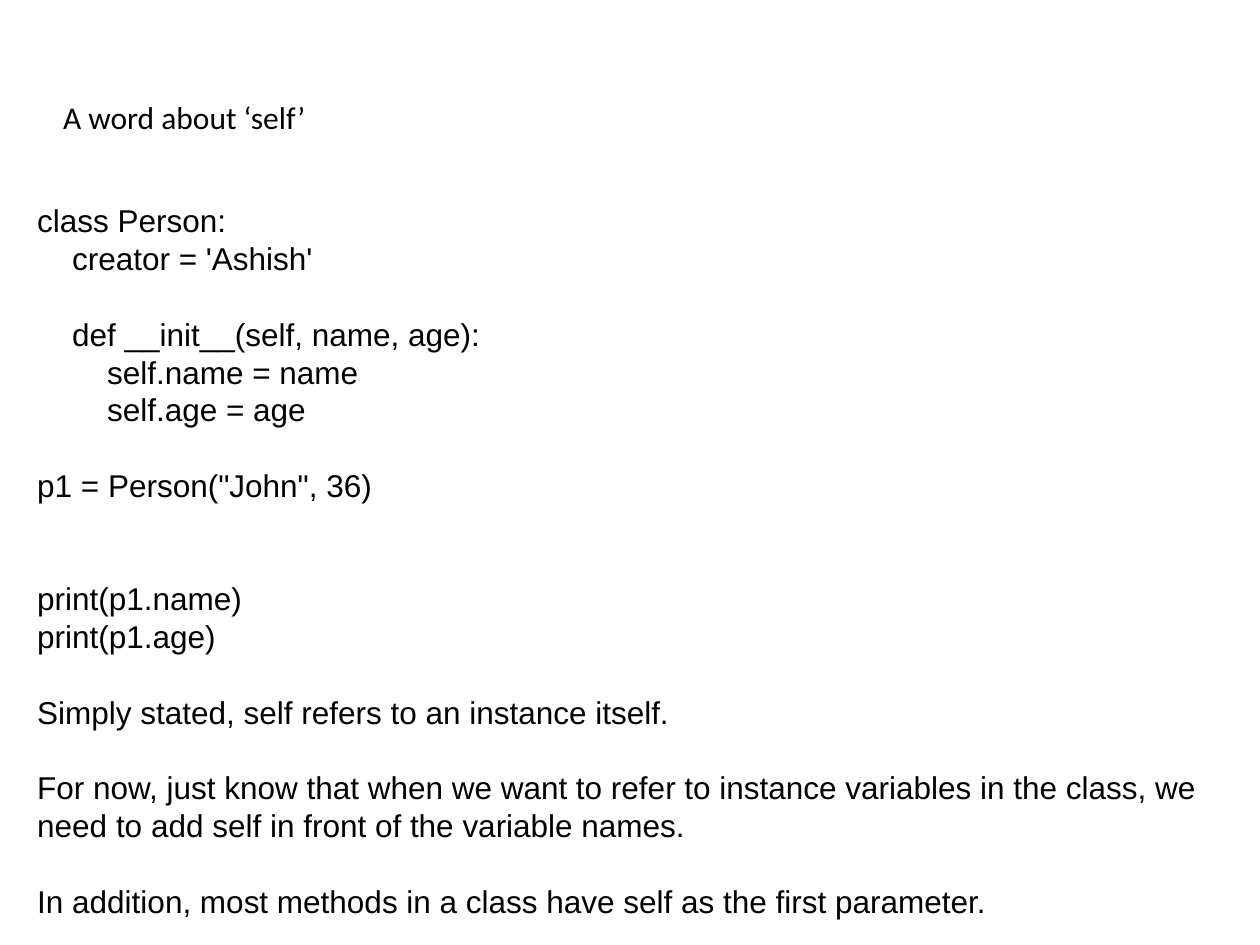
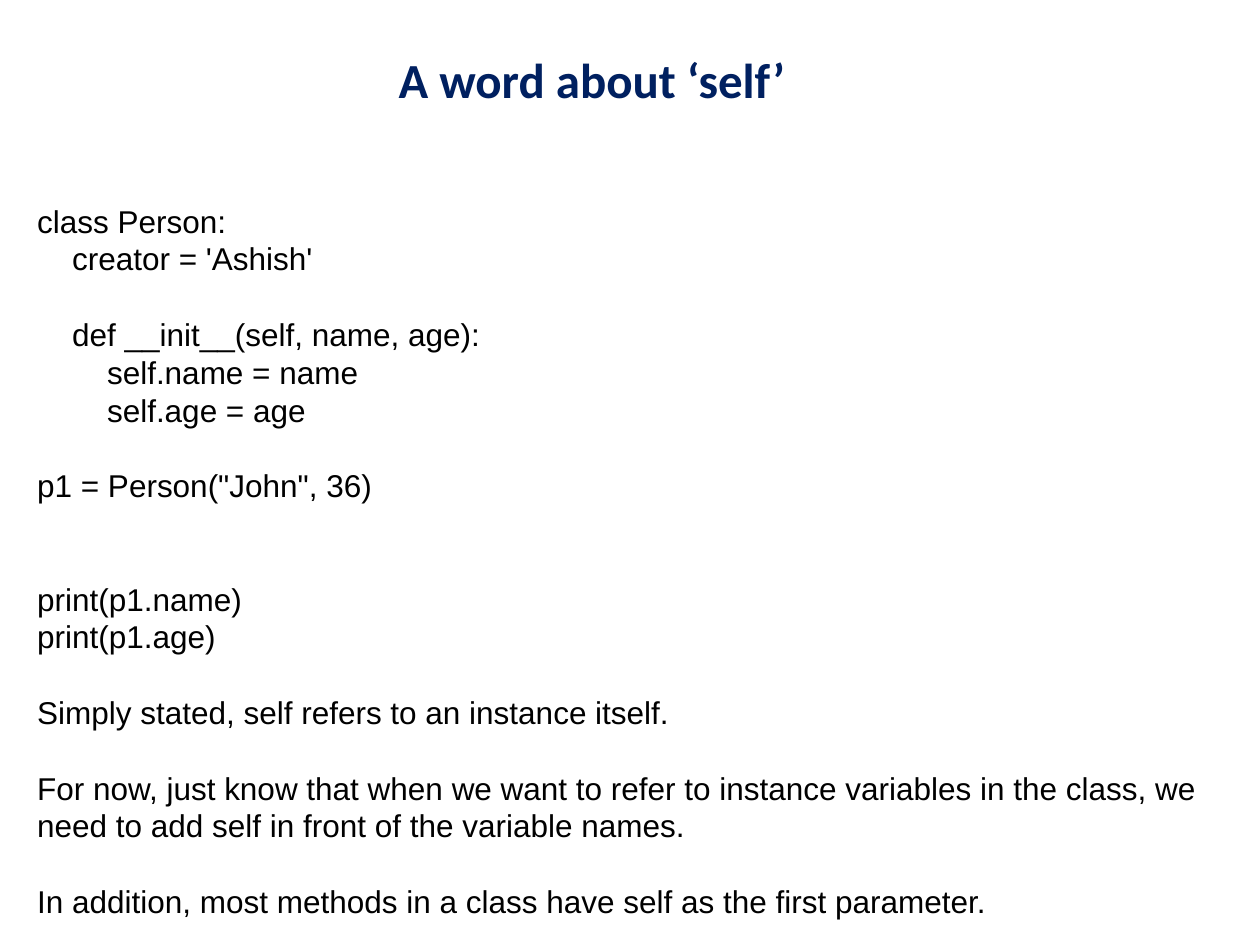
Before and after one commit to ashishjain1547/public_lessons_in_python, a slide deck: slide 4 of Ch 19 - Classes and Objects/Python Classes and Objects.pptx. Drawn at 1260x945 pixels with LibreOffice and Linux fonts; fonts in the diff are those of the drawing. Boxes give left, top, right and bottom in pixels: in the first picture for what was removed or moved away, otherwise in the second. Text is boxed around its words. In the diff, an @@ line names an element or a change of style, - is before the commit and + after.

```diff
--- a/Ch 19 - Classes and Objects/Python Classes and Objects.pptx
+++ b/Ch 19 - Classes and Objects/Python Classes and Objects.pptx
@@ text "A word about ‘self’" moved from (x1=63, y1=106, x2=305, y2=130) to (x1=399, y1=62, x2=785, y2=99) @@
@@ text "A word about ‘self’" at (x1=399, y1=62, x2=785, y2=99): size 18 to 28 pt, text colour #000000 to #002060, bold on; alignment left to centre @@
```
Also in this commit, not shown: 2 other slides changed, 21 other files.
